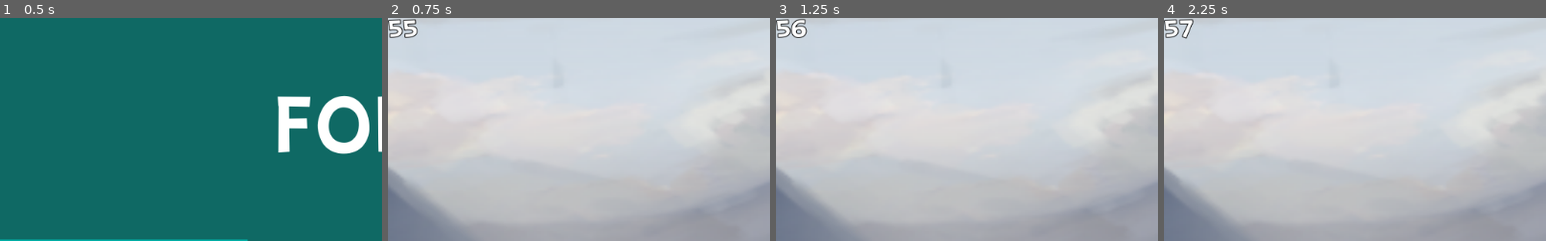
Above: before the commit, frames 1-4 (left to right).
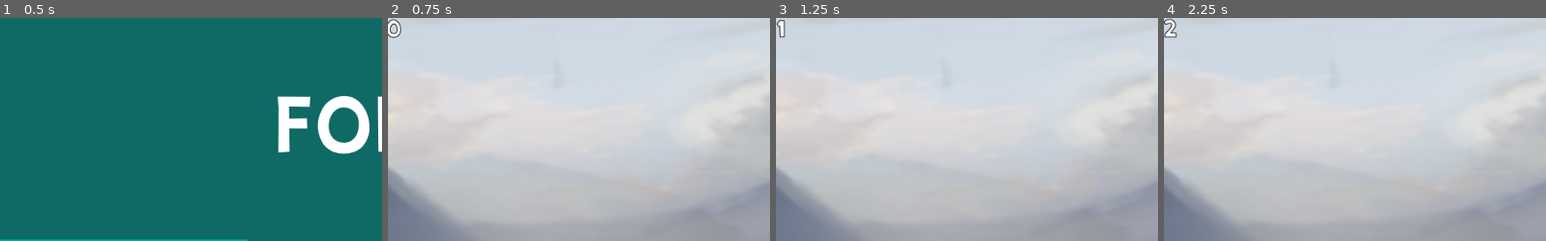
Above: after the commit, the same moments.

Repository: Keegikuskil/Shapes
Game: Godot game, scene res://Title.tscn
Two runs of this game, one before a commit and one after it. Both use one fixed random seed, a clock stepped at 60 frames per second and the inputs below.
Inputs:
- Up to frame 1 (0.5 s): no input
- Up to frame 2 (0.75 s): click "Play" at 0.5 s
- Up to frame 3 (1.25 s): no input
- Up to frame 4 (2.25 s): hold D (Right) from 1.28 s (still down); tap Z (change1) at 1.35 s; tap Space (jump) at 1.52 s; tap Ctrl (sprint) at 2.1 s
The pictures show only the part of the screen within x 0-50%, y 0-50%; the shares and areas given below are measured in that part.

Frame 1 is identical in both runs. In frame 2, 0.4% of the frame differs, in the area x 0-8%, y 0-9%; in frame 3, 0.5%, in the area x 0-9%, y 0-9%; in frame 4, 0.4%.

Commit message:
Töötav stopper

Diff:
--- a/STOPPER.gd
+++ b/STOPPER.gd
@@ -1,5 +1,5 @@
 extends Label
-var time = 55
+var time = 0
 
 func _physics_process(_delta):
 	time += _delta
